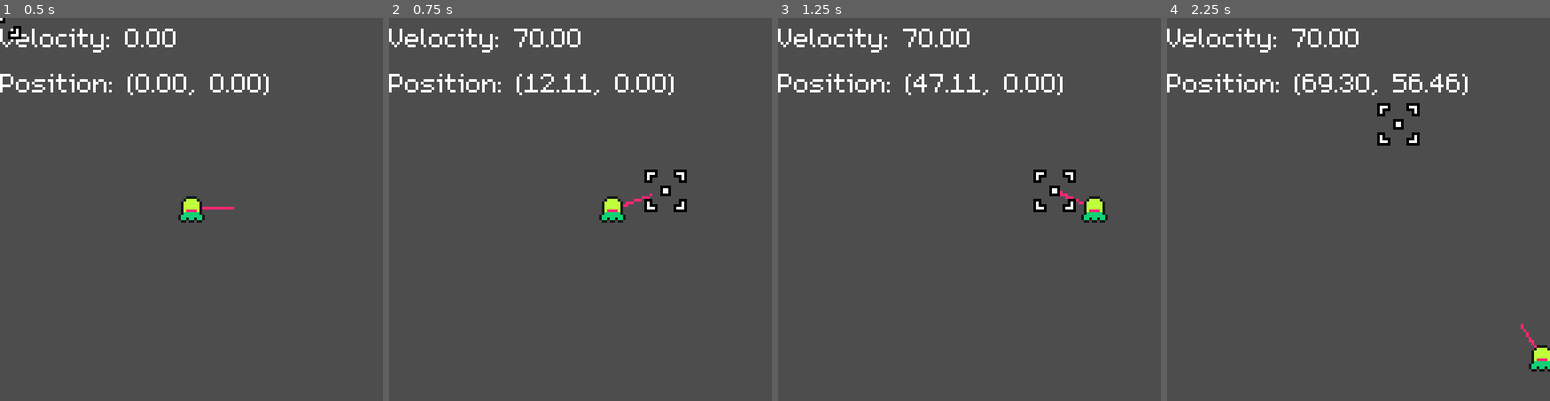
Above: before the commit, frames 1-4 (left to right).
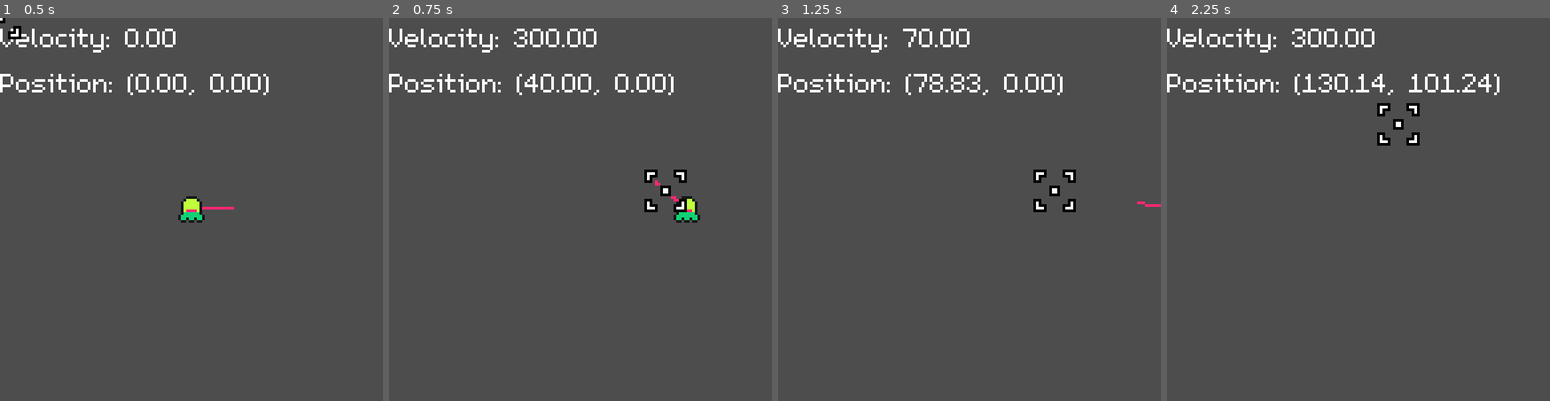
Above: after the commit, the same moments.

Repository: jacobtimmis/signal
Game: Godot game, scene res://scenes/main.tscn
Two runs of this game, one before a commit and one after it. Both use one fixed random seed, a clock stepped at 60 frames per second and the inputs below.
Inputs (mouse positions are in pixels of both pictures, inside the frame that each line leads up to):
- Up to frame 1 (0.5 s): no input
- Up to frame 2 (0.75 s): tap Enter at 0.5 s; move the mouse to (664, 190) at 0.52 s; hold D (move_right) from 0.53 s (still down); hold Space (dash, bound only after the commit) from 0.53 s (still down)
- Up to frame 3 (1.25 s): keep holding D (move_right); keep holding Space (dash, bound only after the commit)
- Up to frame 4 (2.25 s): move the mouse to (1281, 228) at 1.27 s; release D (move_right) at 1.28 s; release Space (dash, bound only after the commit) at 1.28 s; hold S (move_down) 1.28-2.03 s; click (1281, 228) at 1.35 s; tap Space (dash, bound only after the commit) at 1.55 s; move the mouse to (1396, 125) at 2.02 s; hold D (move_right) from 2.03 s (still down); hold Space (dash, bound only after the commit) from 2.03 s (still down)

Frame 1 is identical in both runs. In frame 2, 1.4% of the frame differs, in the area x 32-82%, y 2-54%; in frame 3, 0.8%; in frame 4, 1.7%, in the area x 32-100%, y 2-93%.

Commit message:
add dash

Diff:
--- a/project.godot
+++ b/project.godot
@@ -59,6 +59,11 @@
 "events": [Object(InputEventMouseButton,"resource_local_to_scene":false,"resource_name":"","device":-1,"window_id":0,"a …(258 unchanged characters)…
 ]
 }
+dash={
+"deadzone": 0.2,
+"events": [Object(InputEventKey,"resource_local_to_scene":false,"resource_name":"","device":-1,"window_id":0,"alt_pressed":false,"shift_pressed":false,"ctrl_pressed":false,"meta_pressed":false,"pressed":false,"keycode":0,"physical_keycode":32,"key_label":0,"unicode":32,"location":0,"echo":false,"script":null)
+]
+}
 
 [layer_names]
 
--- a/src/hero/hero.gd
+++ b/src/hero/hero.gd
@@ -1,35 +1,70 @@
 extends CharacterBody2D
+
+enum State { DEFAULT, DASH }
 
 const SPEED = 70.0
 const ACCEL = 1000.0
 const DECEL = 1000.0
+const MOVE_CALLABLE = &"move"
+const DASH_DURATION = 0.2
+const DASH_ACCEL = 2000
+const DASH_SPEED = 300
 
+var state_machine := StateMachine.new()
 var wish_dir: Vector2
+var dash_dir: Vector2
+var dash_time: float
+
+
+func _ready() -> void:
+    state_machine.setup_state(
+        State.DEFAULT,
+        {
+            MOVE_CALLABLE: _normal_move,
+        },
+    )
+    state_machine.setup_state(
+        State.DASH,
+        {
+            StateMachine.ENTER_CALLABLE: _dash_enter,
+            MOVE_CALLABLE: _dash_move,
+        },
+    )
 
 
 func _physics_process(delta: float) -> void:
     wish_dir = Input.get_vector("move_left", "move_right", "move_up", "move_down")
-    if wish_dir:
-        _accelerate(delta)
-    else:
-        velocity = velocity.move_toward(Vector2.ZERO, get_decel() * delta)
+
+    state_machine.current_state_call_callable(MOVE_CALLABLE, [delta])
 
     move_and_slide()
 
 
-func get_speed() -> float:
-    return SPEED
+func _input(event: InputEvent) -> void:
+    if event.is_action_pressed("dash"):
+        state_machine.change_state(State.DASH)
 
 
-func get_accel() -> float:
-    return ACCEL
+func _normal_move(delta: float) -> void:
+    if wish_dir:
+        _accelerate(delta, ACCEL, SPEED)
+    else:
+        velocity = velocity.move_toward(Vector2.ZERO, DECEL * delta)
 
 
-func get_decel() -> float:
-    return DECEL
+func _dash_enter() -> void:
+    dash_dir = wish_dir.normalized()
+    dash_time = DASH_DURATION
 
 
-func _accelerate(delta: float) -> void:
-    velocity += wish_dir * get_accel() * delta
-    if velocity.length() > get_speed():
-        velocity = velocity.limit_length(get_speed())
+func _dash_move(delta: float) -> void:
+    dash_time -= delta
+    if dash_time <= 0:
+        state_machine.change_state(State.DEFAULT)
+    _accelerate(delta, DASH_ACCEL, DASH_SPEED)
+
+
+func _accelerate(delta: float, accel: float, speed: float) -> void:
+    velocity += wish_dir * accel * delta
+    if velocity.length() > speed:
+        velocity = velocity.limit_length(speed)
--- /dev/null
+++ b/src/hero/state_machine.gd
@@ -0,0 +1,111 @@
+## Generic State Machine implementation.
+## [br][br]
+## Manages state with integer IDs mapped to [Callable]s.
+## Associates functions with state IDs via [method setup_state].
+## Can add arbitrary functions but some are built in: enter, exit and guards.
+class_name StateMachine extends Object
+
+const ENTER_CALLABLE := &"enter_callable"
+const CAN_ENTER_CALLABLE := &"can_enter_callable"
+const EXIT_CALLABLE := &"exit_callable"
+const CAN_EXIT_CALLABLE := &"can_exit_callable"
+
+## Current state ID.
+var current_state: int
+## Previous state ID.
+var previous_state: int
+
+## Display names of the states.
+var _names: Dictionary[int, String]
+## Dictionary of State ID (int) and CallableCollection pairs.
+var _state_callables: Dictionary[int, CallableCollection]
+
+## Add a state with a dictionary of StringName, Callable key-value pairs. E.g:
+## [codeblock]
+## state_machine.setup_state(State.NORMAL, {
+##     ENTER_CALLABLE: _normal_enter,
+##     EXIT_CALLABLE: _normal_exit,
+## })
+## [/codeblock]
+## [b]Note[/b]: It is recommended to use enums as state IDs and StringName constants as keys.
+func setup_state(state: int, callables: Dictionary[StringName, Callable], custom_name := "") -> void:
+    _state_callables[state] = CallableCollection.new(callables)
+    if not custom_name.is_empty():
+        _names[state] = custom_name
+
+
+## Sets the display names of states from a given enum.
+func setup_names_from_enum(enumeration: Dictionary) -> void:
+    for k in enumeration.keys() as Array[String]:
+        _names[enumeration[k]] = k.capitalize()
+
+
+## Transitions from the current state to the [param new_state]
+## if the [member current_state] can be exited and the [param new_state] can be entered.
+func change_state(new_state: int) -> void:
+    if not can_exit_state(current_state) or not can_enter_state(new_state):
+        return
+    current_state_call_callable(EXIT_CALLABLE)
+    previous_state = current_state
+    current_state = new_state
+    current_state_call_callable(ENTER_CALLABLE)
+
+
+## Checks whether a given [param state] can be entered or not.
+func can_enter_state(state: int) -> bool:
+    if not _state_callables.has(state):
+        return false
+    if _state_callables[state].has_callable(CAN_ENTER_CALLABLE):
+        return _state_callables[state].call_callable(CAN_ENTER_CALLABLE)
+    else:
+        return true
+
+
+## Checks whether a given [param state] can be exited or not.
+func can_exit_state(state: int) -> bool:
+    if not _state_callables.has(state):
+        return false
+    if _state_callables[state].has_callable(CAN_EXIT_CALLABLE):
+        return _state_callables[state].call_callable(CAN_EXIT_CALLABLE)
+    else:
+        return true
+
+
+## Calls the current state's callable with the given [param id].
+func current_state_call_callable(id: StringName, args := []) -> Variant:
+    if _state_callables.has(current_state):
+        return _state_callables[current_state].call_callable(id, args)
+    else:
+        return null
+
+
+## Returns the name of the current state.
+## If the given state does not have a name, this returns its ID as a string.
+## [br] Use [method setup_state]'s  [param custom_name] parameter or
+## [method setup_names_from_enum] to add display names.
+func get_current_state_name() -> String:
+    if _names.has(current_state):
+        return _names[current_state]
+    else:
+        return str(current_state)
+
+
+## Handles a dictionary with id, callable key-value pairs.
+class CallableCollection:
+    var _callables: Dictionary[StringName, Callable]
+
+    ## Initialises a CallableCollection.
+    func _init(i_callables: Dictionary[StringName, Callable]) -> void:
+        _callables = i_callables
+
+    ## Returns whether a callable with the given [param id] exists.
+    func has_callable(id: StringName) -> bool:
+        return _callables.has(id) and _callables[id]
+
+    ## Calls the callable with the given [param id] (and optional [param args]) and returns its value.
+    ## Returns [code]null[/code] if the callable does not exist.
+    func call_callable(id: StringName, args := []) -> Variant:
+        if has_callable(id):
+            return _callables[id].callv(args)
+        else:
+            return null
Not shown, added: src/hero/state_machine.gd.uid
